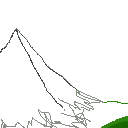
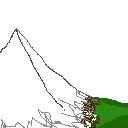
Comparing the layer stacks of the two 128x128 images. Changes:
painted on "Background" over [left=76, top=89, right=128, bottom=128]
